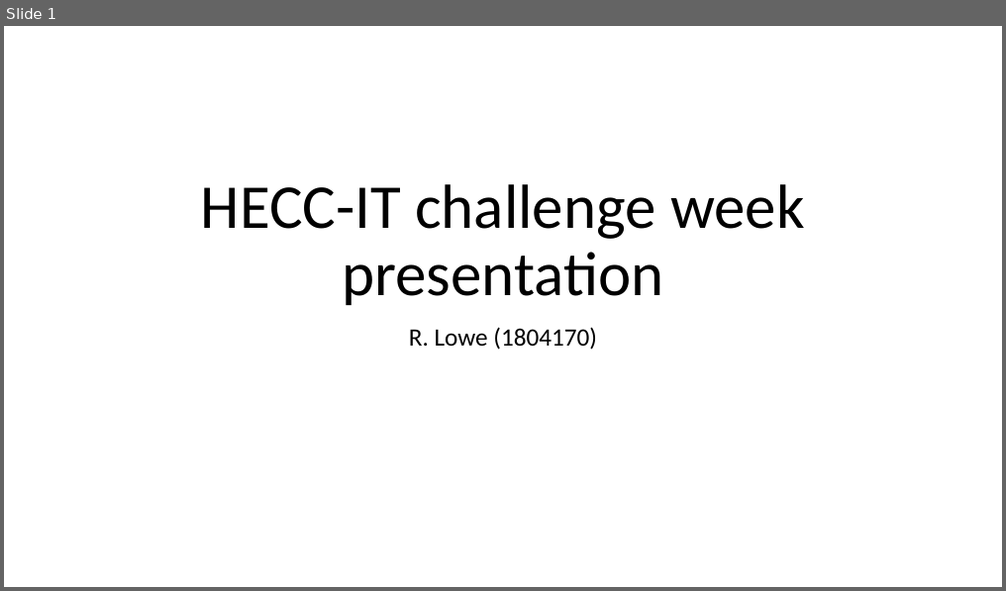
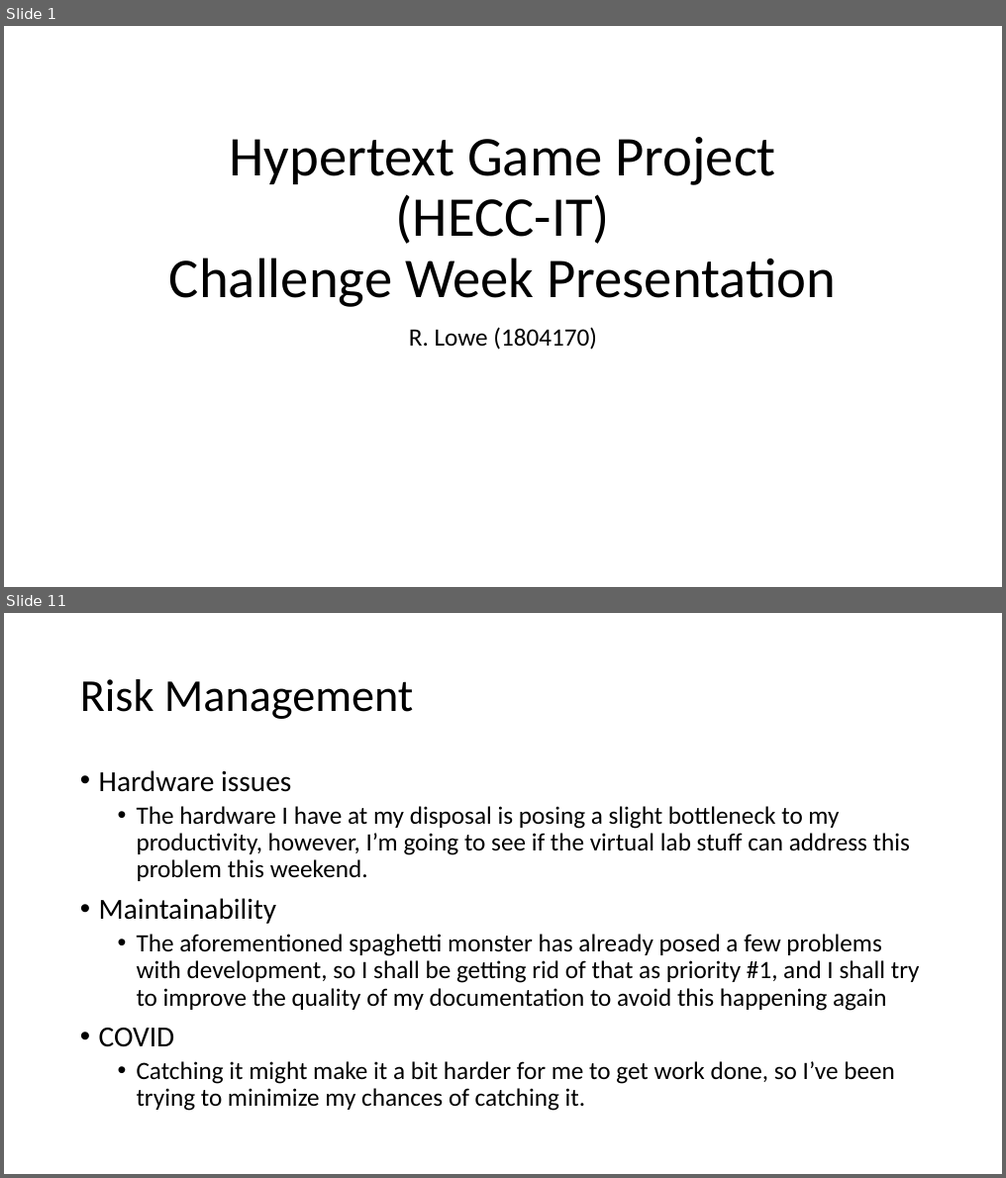
Before and after one commit to 11BelowStudio/HECC-IT, a slide deck: Reports n such/Challenge Week Presentation.pptx. Shown one above the other, each under a label of ours: slide 1 before the commit, slides 1 and 11 after it; the slides between them are not shown. The pictures are 1006x591 and 1006x1178 pixels, drawn with LibreOffice and Linux fonts; fonts in the diff are those of the drawing. Boxes give left, top, right and bottom in pixels: in the first picture for what was removed or moved away, otherwise in the second. Text is boxed around its words. In the diff, an @@ line names an element or a change of style, - is before the commit and + after.

Commit message:
welp, the presentation is done, realized that I probably completely screwed myself over so far whilst doing that as well. few minor changes to a few small things here and there, and also I've managed to produce a working .jar artifact version of HECC-UP, which is a good thing I guess.

```diff
--- a/Reports n such/Challenge Week Presentation.pptx
+++ b/Reports n such/Challenge Week Presentation.pptx
@@ slide 11 added at (4,613,1002,1174), background #FFFFFF @@
@@ title added at (80,679,413,719), 44 pt, text #000000 @@
+Risk Management
@@ text added at (99,770,920,1111), 24 pt, text #000000 @@
+• Hardware issues
+  • The hardware I have at my disposal is posing a slight bottleneck to my productivity, however, I’m going to see if the virtual lab stuff can address this problem this weekend.
+• Maintainability
+  • The aforementioned spaghetti monster has already posed a few problems with development, so I shall be getting rid of that as priority #1, and I shall try to improve the quality of my documentation to avoid this happening again
+• COVID
+  • Catching it might make it a bit harder for me to get work done, so I’ve been trying to minimize my chances of catching it.
@@ slide 1 changed as well @@
@@ title at (169,137,836,307): text changed; size 60 to 54 pt @@
-HECC-IT challenge week presentation
+Hypertext Game Project
+(HECC-IT)
+Challenge Week Presentation
```
Also in this commit, not shown: 1 other slide changed, 10 other slides added, 21 other files.
